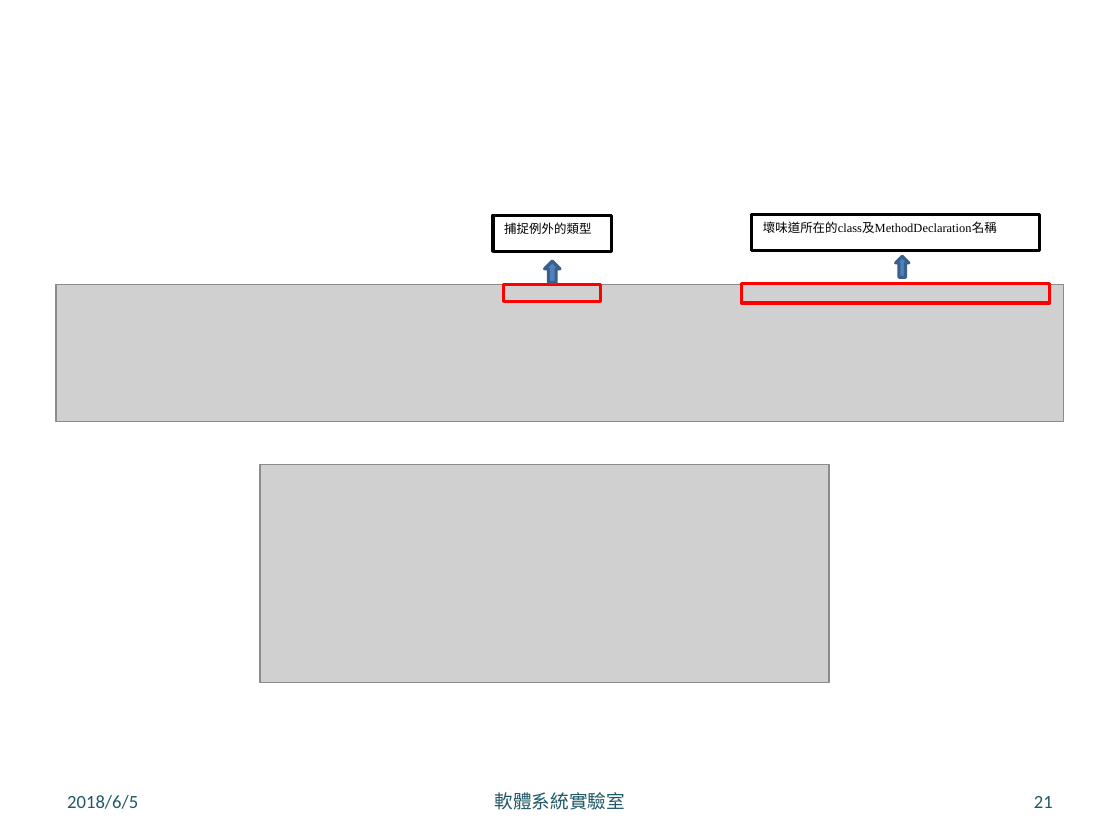
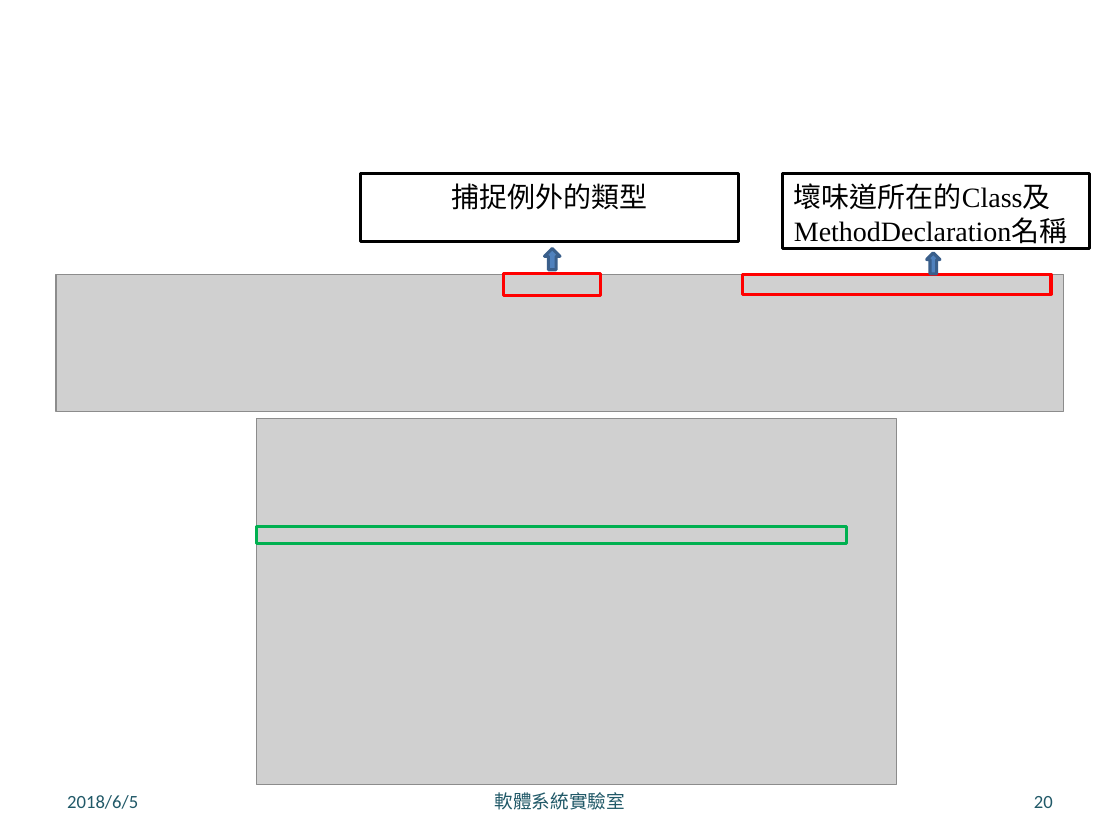
Before and after one commit to LeoLiu1209/Robusta-Thesis, a slide deck: slide 20 of 口試簡報 .pptx (slide 21 before the commit). Drawn at 1120x840 pixels with LibreOffice and Linux fonts; fonts in the diff are those of the drawing; grey boxes stand for pictures; background and template pictures are left out. Boxes give left, top, right and bottom in pixels: in the first picture for what was removed or moved away, otherwise in the second. Text is boxed around its words. In the diff, an @@ line names an element or a change of style, - is before the commit and + after.

```diff
--- a/口試簡報 .pptx
+++ b/口試簡報 .pptx
@@ rectangle "捕捉例外的類型": place and size @@
-rectangle "捕捉例外的類型" at <box>493,215,612,251</box>
+rectangle "捕捉例外的類型" at <box>361,174,739,241</box>
@@ rectangle "捕捉例外的類型" at <box>361,174,739,241</box>: size 8 to 18 pt; alignment left to centre @@
@@ rectangle "壞味道所在的Class及MethodDeclaration名稱": place and size @@
-rectangle "壞味道所在的Class及MethodDeclaration名稱" at <box>752,215,1039,251</box>
+rectangle "壞味道所在的Class及MethodDeclaration名稱" at <box>783,174,1090,249</box>
@@ text in rectangle at <box>794,183,1051,210</box>: text changed; size 8 to 18 pt @@
-壞味道所在的class及MethodDeclaration名稱
+壞味道所在的Class及MethodDeclaration名稱
@@ right arrow: place and size @@
-right arrow at <box>545,262,561,283</box>
+right arrow at <box>545,248,561,269</box>
@@ right arrow: place and size @@
-right arrow at <box>895,256,909,277</box>
+right arrow at <box>927,253,940,274</box>
@@ picture: place and size @@
-picture at <box>56,284,1064,421</box>
+picture at <box>56,274,1064,411</box>
@@ rectangle: place and size @@
-rectangle at <box>504,284,601,302</box>
+rectangle at <box>504,273,601,296</box>
@@ rectangle: place and size @@
-rectangle at <box>741,283,1049,304</box>
+rectangle at <box>743,274,1051,295</box>
@@ picture: place and size @@
-picture at <box>260,464,829,682</box>
+picture at <box>256,419,897,785</box>
@@ rectangle added at <box>256,526,847,543</box>, outline #00B050 2 pt @@
@@ page number at <box>1034,796,1053,808</box>: text changed @@
-21
+20
```
Also in this commit, not shown: 23 other slides changed, 6 slides added, 7 other files.
